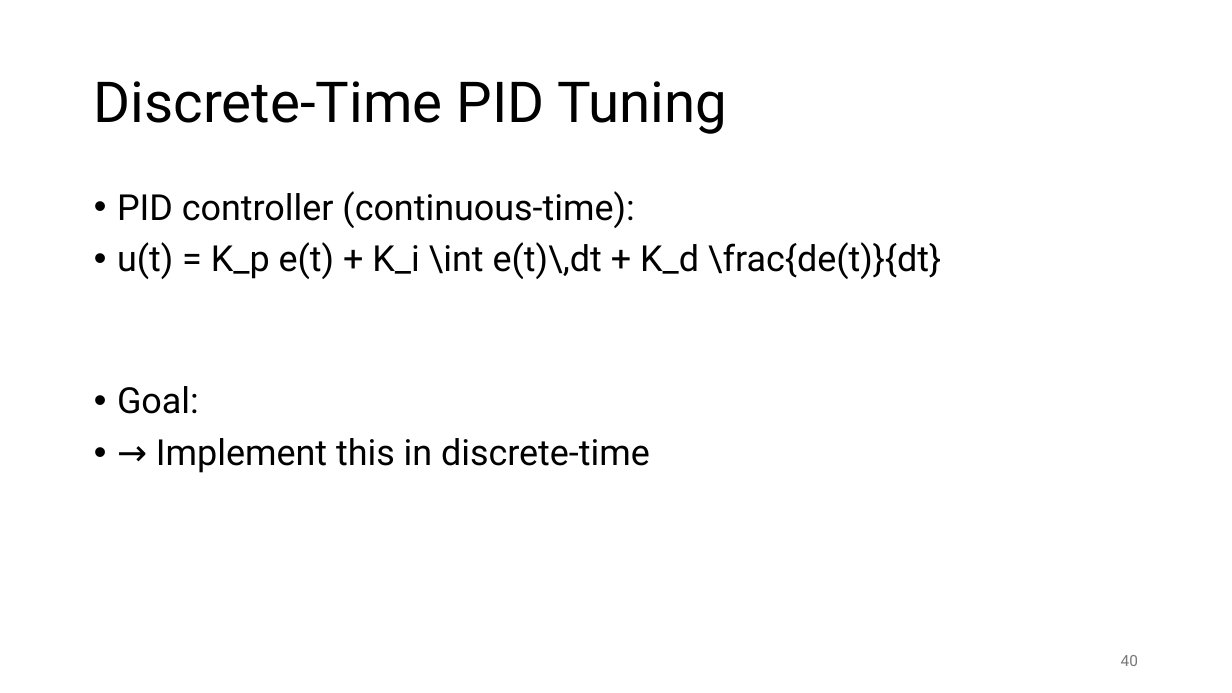
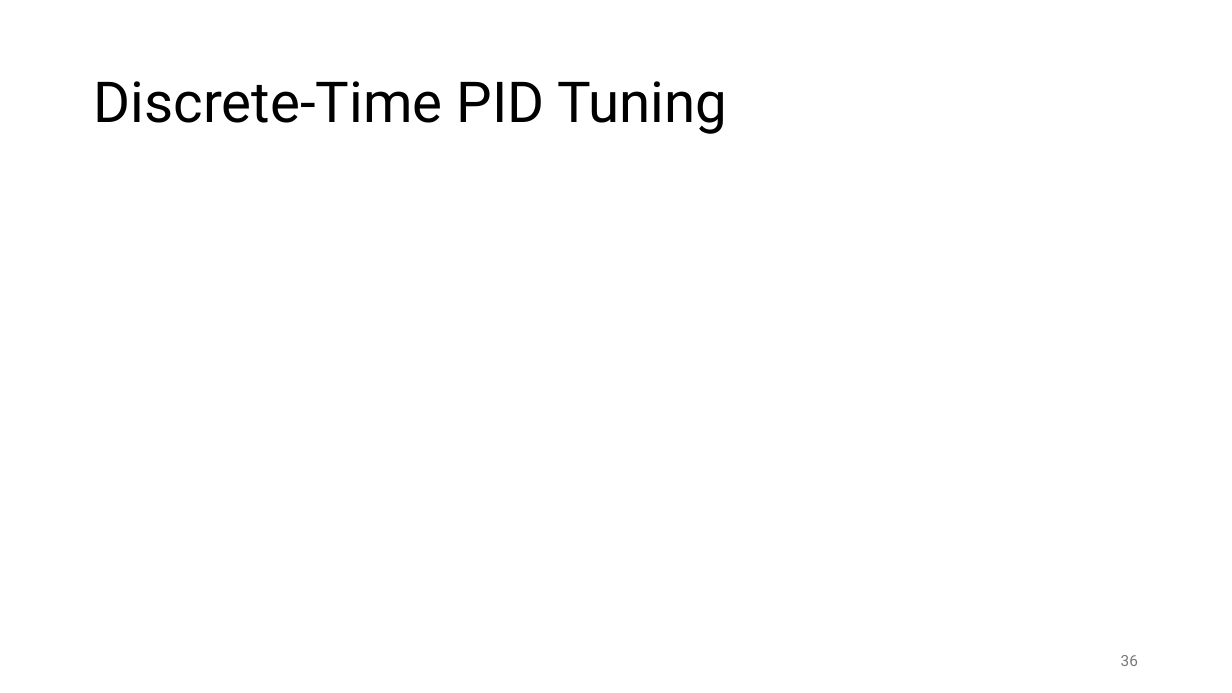
Before and after one commit to FelixWick/control_engineering, a slide deck: slide 36 of slides/6_discrete_controllers.pptx (slide 40 before the commit). Drawn at 1232x693 pixels with LibreOffice and Linux fonts; fonts in the diff are those of the drawing; grey boxes stand for pictures. Boxes give left, top, right and bottom in pixels: in the first picture for what was removed or moved away, otherwise in the second. Text is boxed around its words. In the diff, an @@ line names an element or a change of style, - is before the commit and + after.

Commit message:
more on discrete-time systems

```diff
--- a/slides/6_discrete_controllers.pptx
+++ b/slides/6_discrete_controllers.pptx
@@ text removed at [117,191,941,473] @@
-• PID controller (continuous-time):
-• u(t) = K_p e(t) + K_i \int e(t)\,dt + K_d \frac{de(t)}{dt}
-• Goal:
-• → Implement this in discrete-time
@@ page number at [1121,655,1138,666]: text changed @@
-40
+36
```
Also in this commit, not shown: 14 other slides changed, 2 slides added, 7 slides removed, 4 other files.
